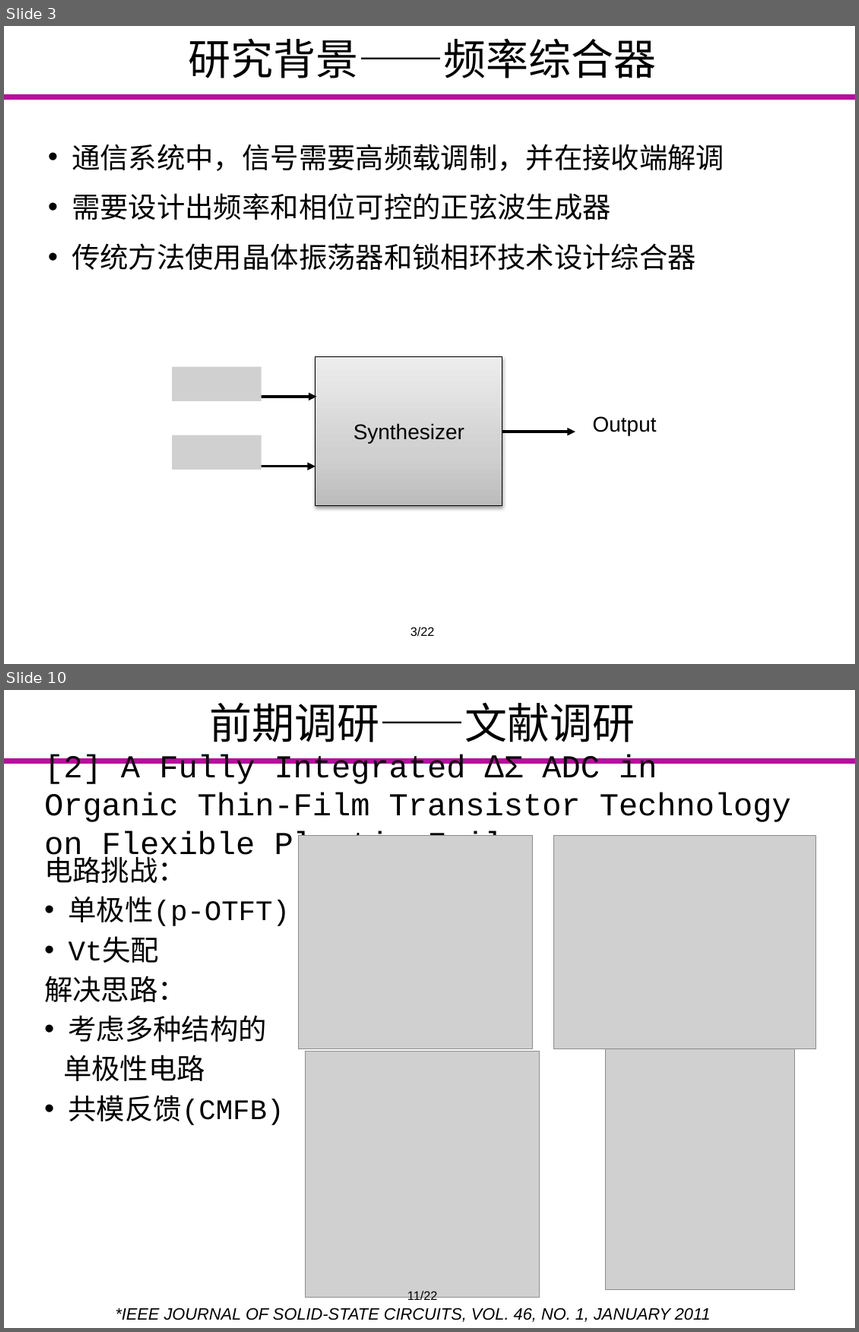
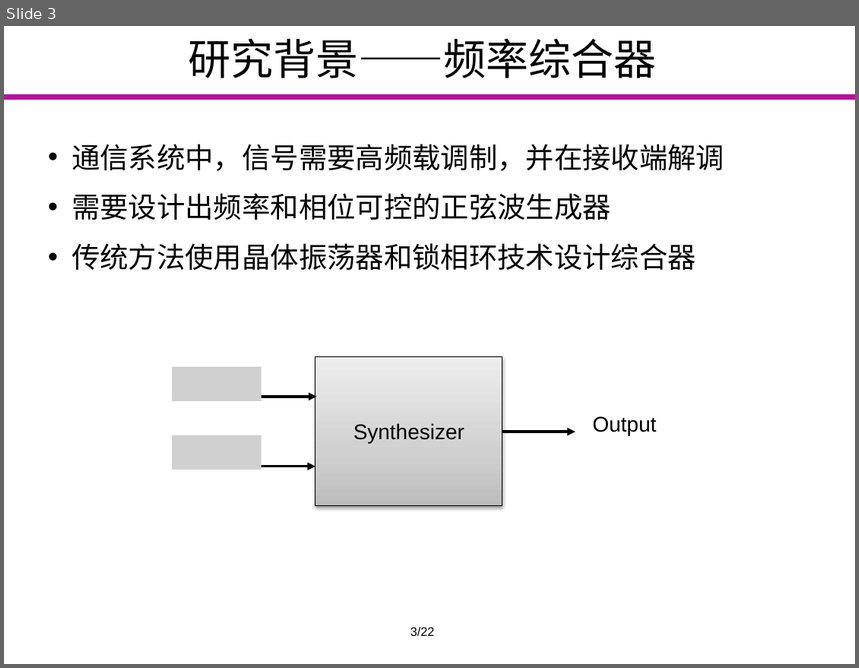
Before and after one commit to Markov2016/kaiti, a slide deck: ppt/yyx_v1.0.pptx. Shown one above the other, each under a label of ours: slides 3 and 10 before the commit, slide 3 after it; the slides between them are not shown. The pictures are 859x1332 and 859x668 pixels, drawn with LibreOffice and Linux fonts; fonts in the diff are those of the drawing; grey boxes stand for pictures; background and template pictures are left out. Boxes give left, top, right and bottom in pixels: in the first picture for what was removed or moved away, otherwise in the second. Text is boxed around its words. In the diff, an @@ line names an element or a change of style, - is before the commit and + after.

```diff
--- a/ppt/yyx_v1.0.pptx
+++ b/ppt/yyx_v1.0.pptx
@@ slide 10 removed at [4, 690, 855, 1328], background #FFFFFF; not listed: 1 template element that a slide beside it also shows @@
@@ text removed at [210, 702, 636, 742] @@
-前期调研——文献调研
@@ title removed at [44, 754, 791, 863] @@
-[2] A Fully Integrated ∆Σ ADC in Organic Thin-Film Transistor Technology on Flexible Plastic Foil
@@ picture removed at [299, 836, 533, 1049] @@
@@ picture removed at [554, 836, 816, 1049] @@
@@ text removed at [44, 852, 290, 1125] @@
-电路挑战：
-• 单极性(p-OTFT)
-• Vt失配
-解决思路：
-• 考虑多种结构的
-单极性电路
-• 共模反馈(CMFB)
@@ picture removed at [305, 1052, 539, 1299] @@
@@ picture removed at [606, 1049, 796, 1290] @@
@@ text removed at [408, 1291, 437, 1303] @@
-11/22
@@ text removed at [115, 1308, 711, 1322] @@
-*IEEE JOURNAL OF SOLID-STATE CIRCUITS, VOL. 46, NO. 1, JANUARY 2011
```
Also in this commit, not shown: 6 slides changed, 5 slides added, 11 other slides removed.
